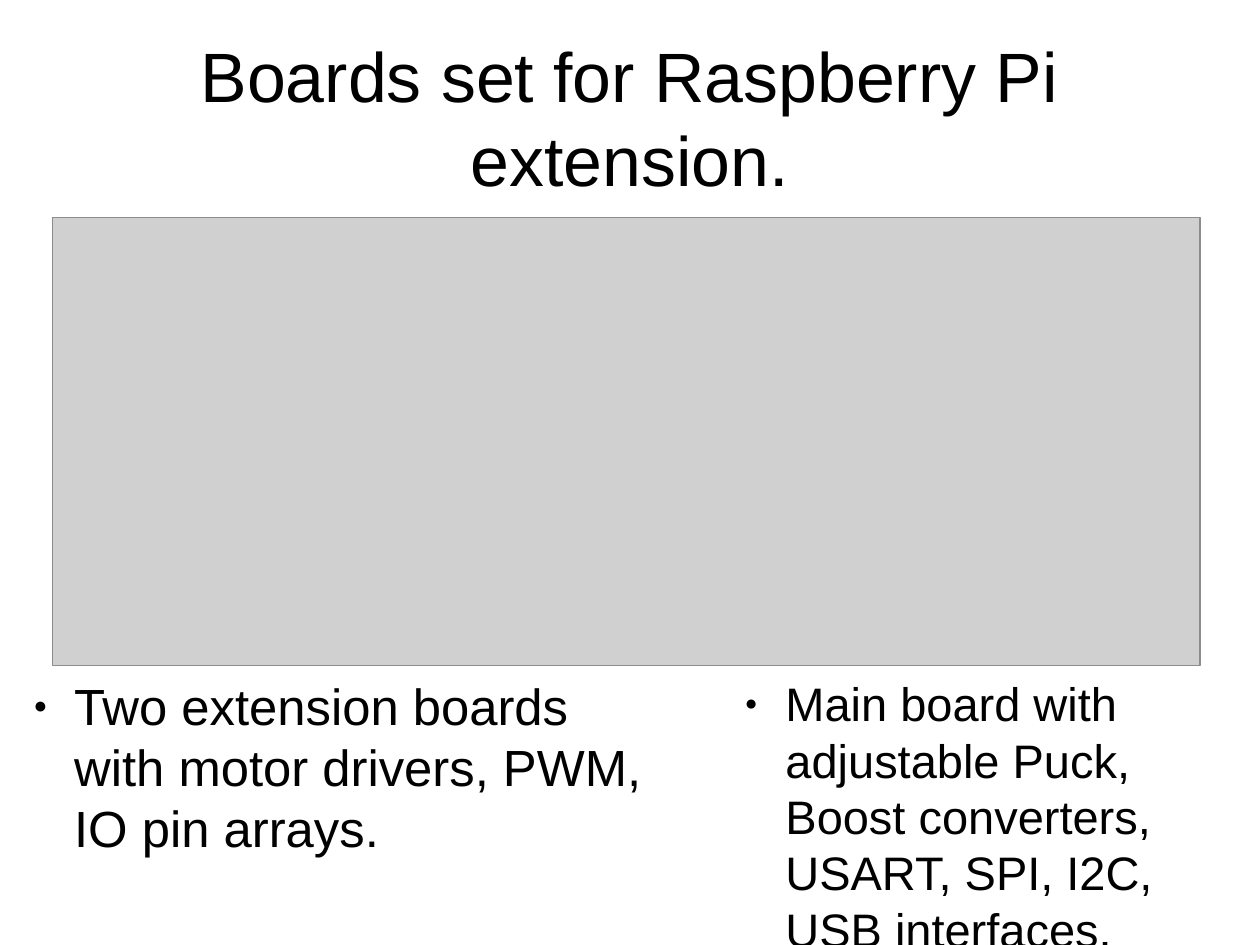
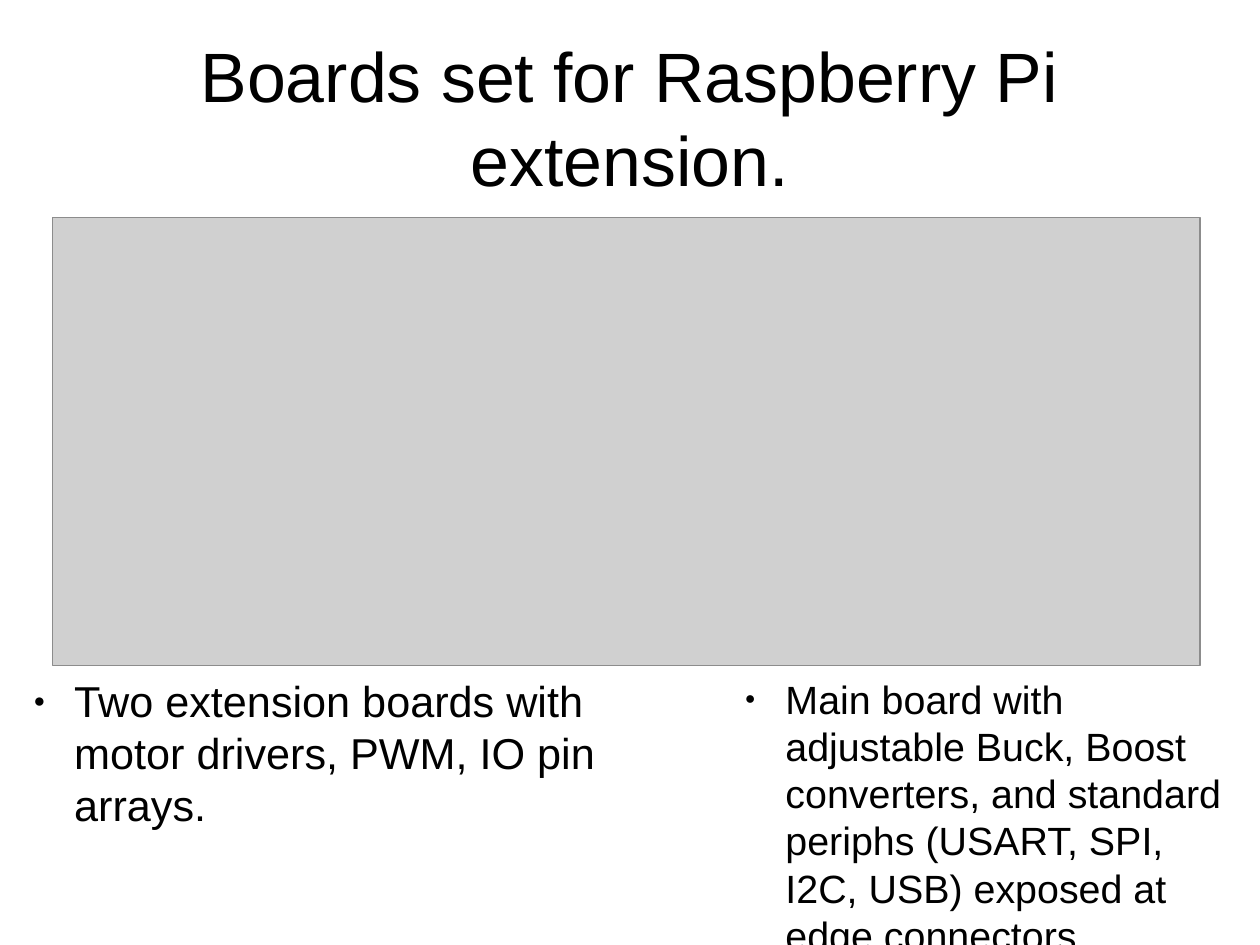
Before and after one commit to z80/mapper, a slide deck: slide 4 of docs/pres/pres.odp. Drawn at 1260x945 pixels with LibreOffice and Linux fonts; fonts in the diff are those of the drawing; grey boxes stand for pictures. Boxes give left, top, right and bottom in pixels: in the first picture for what was removed or moved away, otherwise in the second. Text is boxed around its words. In the diff, an @@ line names an element or a change of style, - is before the commit and + after.

```diff
--- a/docs/pres/pres.odp
+++ b/docs/pres/pres.odp
@@ text "Two extension boards with motor ..." at <box>74,685,595,778</box>: size 32 to 27.2 pt @@
@@ text at <box>785,685,1221,910</box>: text changed; size 29.6 to 24.8 pt @@
-● Main board with adjustable Puck, Boost converters, USART, SPI, I2C, USB interfaces.
+● Main board with adjustable Buck, Boost converters, and standard periphs (USART, SPI, I2C, USB) exposed at edge connectors.
```
Also in this commit, not shown: 6 other slides changed, 1 other file.
